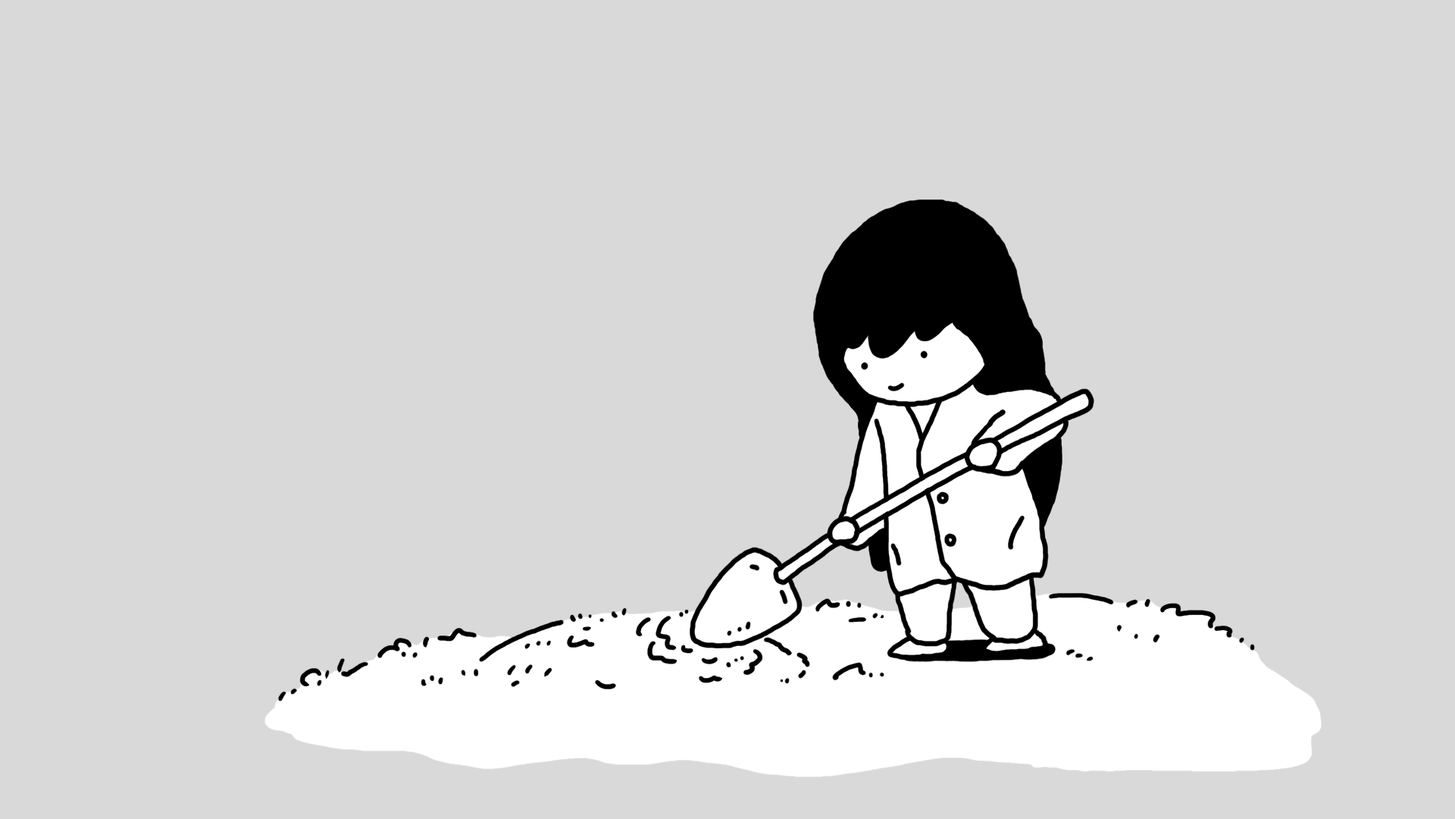
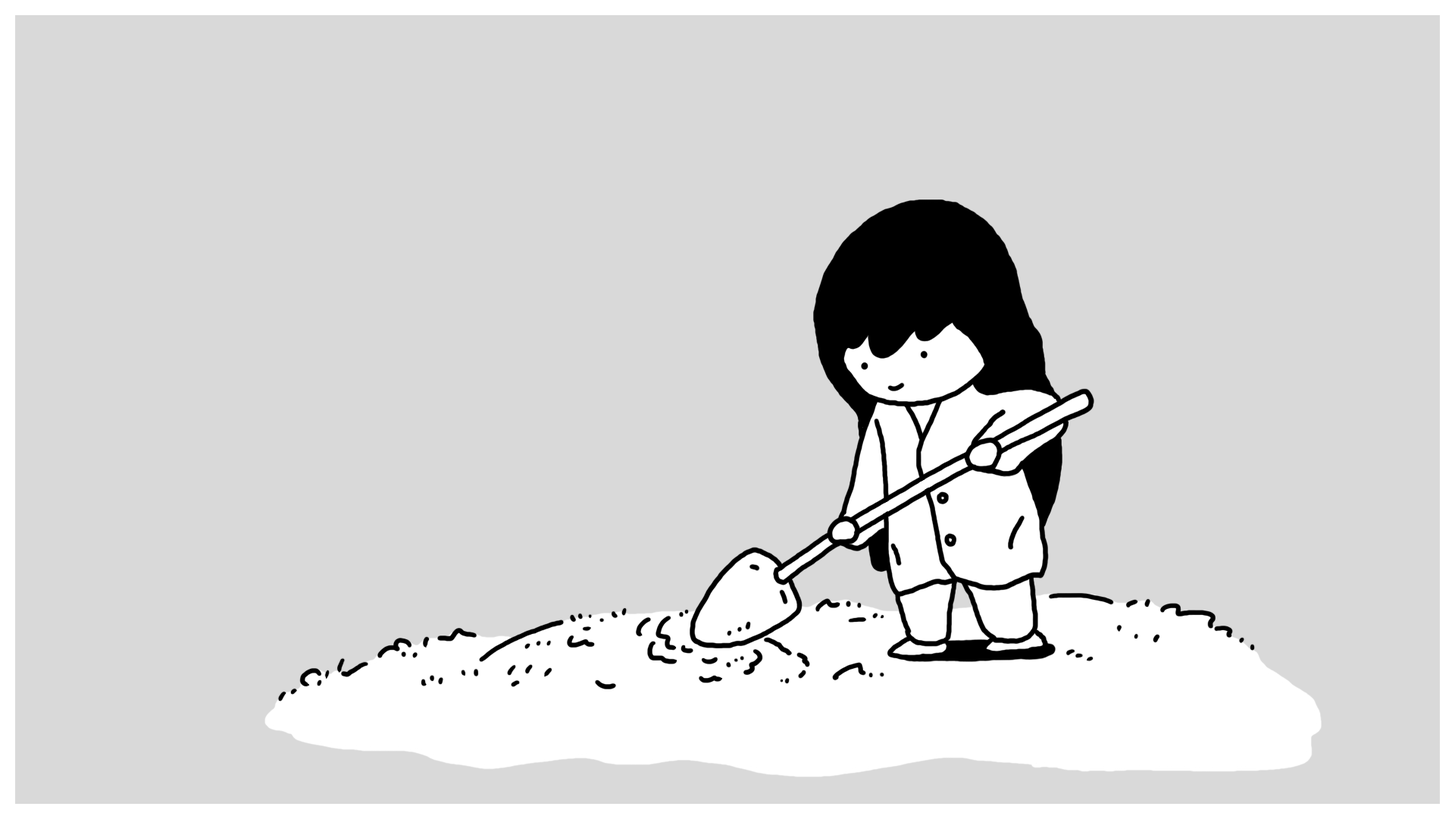
Revision of a layered 1455px x 819px image; what changed, layer by layer:
pixels changed over <box>0,0,1455,819</box> (layer not identified)
